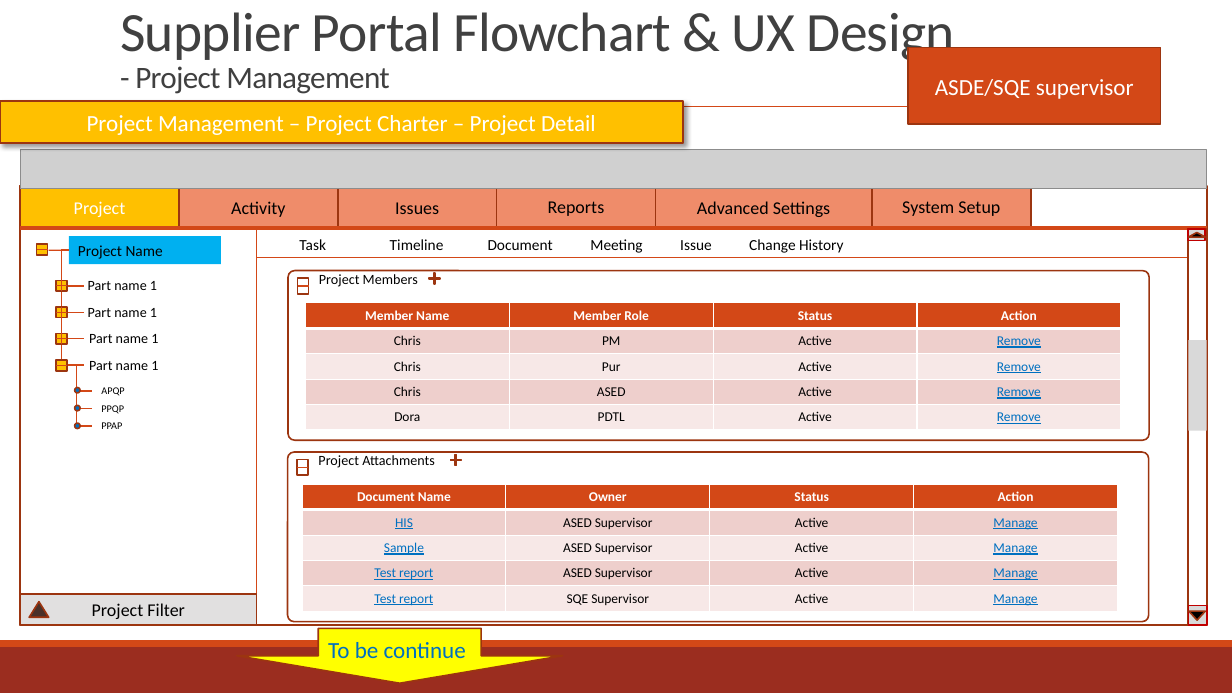
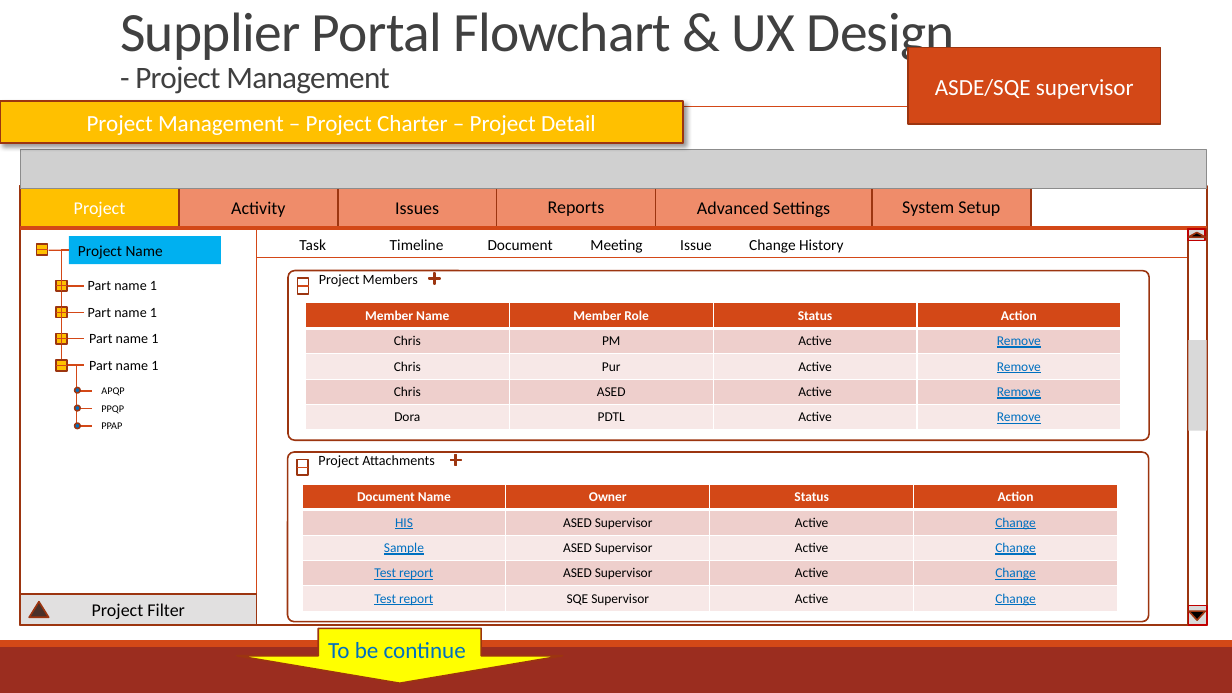
Before and after one commit to zyw9963/YFVE-supplier-portal, a slide deck: slide 54 of projects/YanFeng/02 System Design/User Stories/Flowcharts/Supplier FlowCharts & UX.pptx. Drawn at 1232x693 pixels with LibreOffice and Linux fonts; fonts in the diff are those of the drawing; grey boxes stand for pictures. Boxes give left, top, right and bottom in pixels: in the first picture for what was removed or moved away, otherwise in the second. Text is boxed around its words. In the diff, an @@ line names an element or a change of style, - is before the commit and + after.

```diff
--- a/projects/YanFeng/02 System Design/User Stories/Flowcharts/Supplier FlowCharts & UX.pptx
+++ b/projects/YanFeng/02 System Design/User Stories/Flowcharts/Supplier FlowCharts & UX.pptx
@@ table at box(302, 484, 1119, 612) @@
-row 2, column 4: Manage
+row 2, column 4: Change
-row 3, column 4: Manage
+row 3, column 4: Change
-row 4, column 4: Manage
+row 4, column 4: Change
-row 5, column 4: Manage
+row 5, column 4: Change
```
Also in this commit, not shown: 22 other slides changed, 6 slides added, 3 slides removed, 4 other files.
